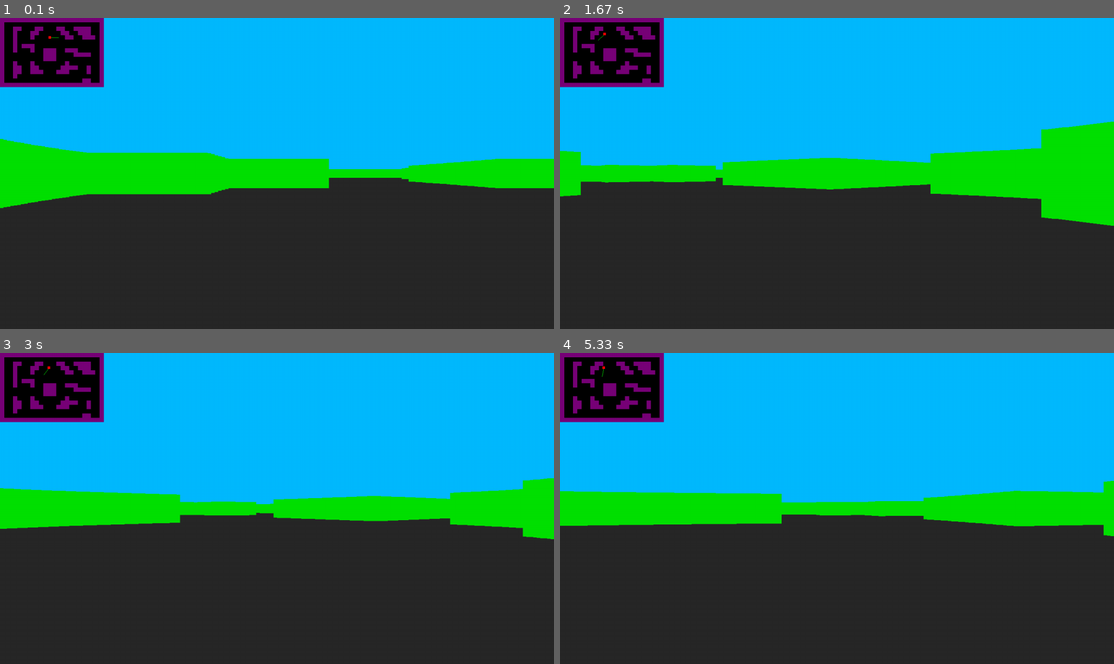
Above: before the commit, frames 1-4 (two rows, left to right).
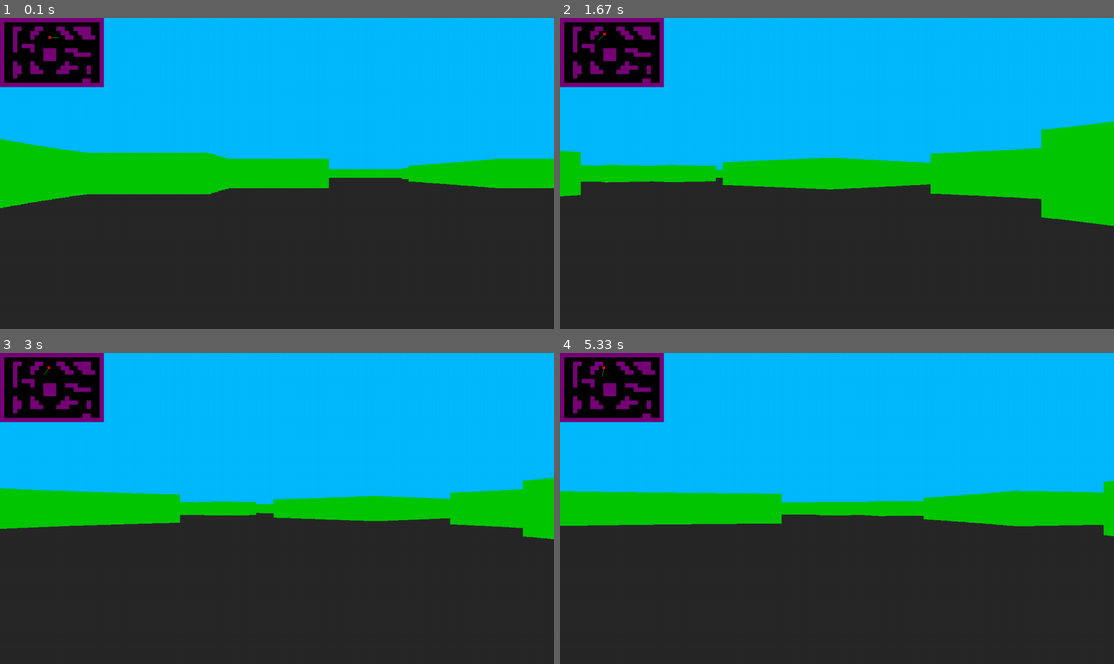
Above: after the commit, the same moments.

Repository: bo1ledOwl/YandexLyceumPyGameProject
Game: pygame game, started from main.py
Two runs of this game, one before a commit and one after it. Both use one fixed random seed, a clock stepped at 60 frames per second and the inputs below.
Inputs (mouse positions are in pixels of both pictures, inside the frame that each line leads up to):
- Up to frame 1 (0.1 s): no input
- Up to frame 2 (1.67 s): hold D 0.33-0.8 s; move the mouse to (814, 185) at 0.37 s; hold W 0.83-1.13 s; move the mouse to (1014, 164) at 0.87 s; hold D 1.17-1.63 s; move the mouse to (704, 176) at 1.2 s
- Up to frame 3 (3 s): hold A 1.67-2.2 s; move the mouse to (105, 461) at 1.7 s; hold S 2.23-2.53 s; move the mouse to (360, 399) at 2.27 s; hold A 2.57-2.97 s; move the mouse to (343, 536) at 2.6 s
- Up to frame 4 (5.33 s): hold W 3-3.37 s; move the mouse to (848, 402) at 3.03 s; hold D 3.4-4.03 s; move the mouse to (637, 499) at 3.43 s; hold S 4.07-4.43 s; move the mouse to (842, 539) at 4.1 s; hold A 4.47-4.93 s; move the mouse to (820, 455) at 4.5 s; hold D from 4.97 s (still down); move the mouse to (981, 558) at 5 s

The runs differ from the first frame. In frame 1, 8.9% of the frame differs, in the area x 0-100%, y 38-62%; in frame 2, 10%, in the area x 0-100%, y 33-67%; in frame 3, 7.8%; in frame 4, 7.6%.

Commit message:
фикс скольжения и отрисовки стен при нём

Diff:
--- a/player.py
+++ b/player.py
@@ -9,9 +9,13 @@
         self.angle = PLAYER_ANGLE
 
     def check_intersection(self, dx, dy):
-        if not (map_coords(self.x + 1, self.y) in world_map or map_coords(self.x - 1, self.y) in world_map):
+        if not map_coords(self.x + PLAYER_SPEED, self.y) in world_map and dx > 0:
             self.x += dx
-        if not (map_coords(self.x, self.y + 1) in world_map or map_coords(self.x, self.y - 1) in world_map):
+        elif not map_coords(self.x - PLAYER_SPEED, self.y) in world_map and dx < 0:
+            self.x += dx
+        if not map_coords(self.x, self.y + PLAYER_SPEED) in world_map and dy > 0:
+            self.y += dy
+        elif not map_coords(self.x, self.y - PLAYER_SPEED) in world_map and dy < 0:
             self.y += dy
 
 
--- a/ray_casting.py
+++ b/ray_casting.py
@@ -27,6 +27,8 @@
                 depth_h *= math.cos(math.radians(player.angle - a))
                 if depth_h != 0:
                     proj_height_h = PROJECTION_COEFF / depth_h
+                else:
+                    proj_height_h = HEIGHT
                 break
             yh += y_next * TILE
 
@@ -42,6 +44,8 @@
                 depth_v *= math.cos(math.radians(player.angle - a))
                 if depth_v != 0:
                     proj_height_v = PROJECTION_COEFF / depth_v
+                else:
+                    proj_height_v = HEIGHT
                 break
             xv += x_next * TILE
 
--- a/settings.py
+++ b/settings.py
@@ -28,7 +28,7 @@
 WHITE = (255, 255, 255)
 BLACK = (0, 0, 0)
 RED = (255, 0, 0)
-GREEN = (0, 225, 0)
+GREEN = (0, 200, 0)
 BLUE = (0, 0, 255)
 DARKGRAY = (40, 40, 40)
 PURPLE = (120, 0, 120)
